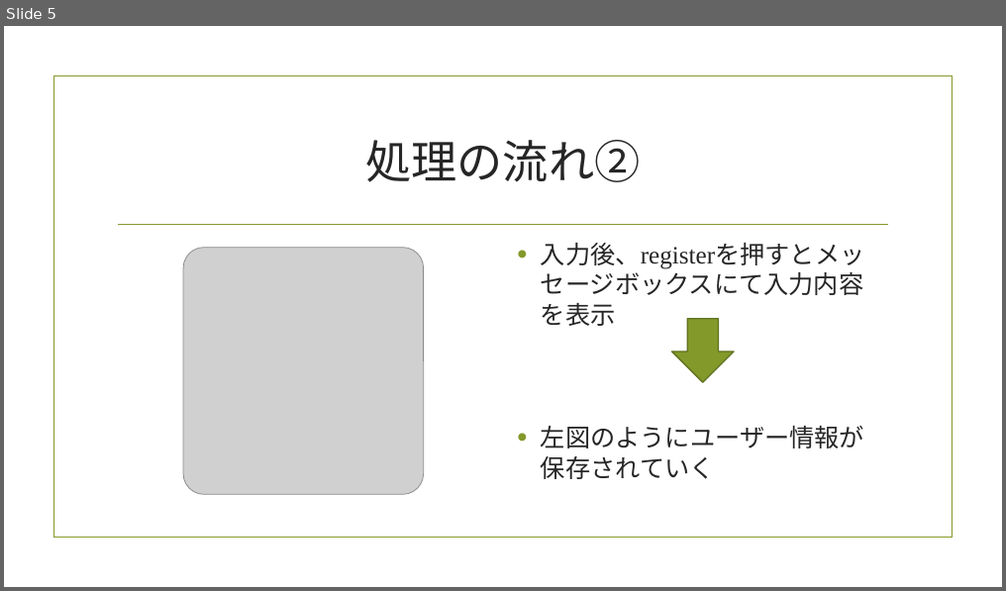
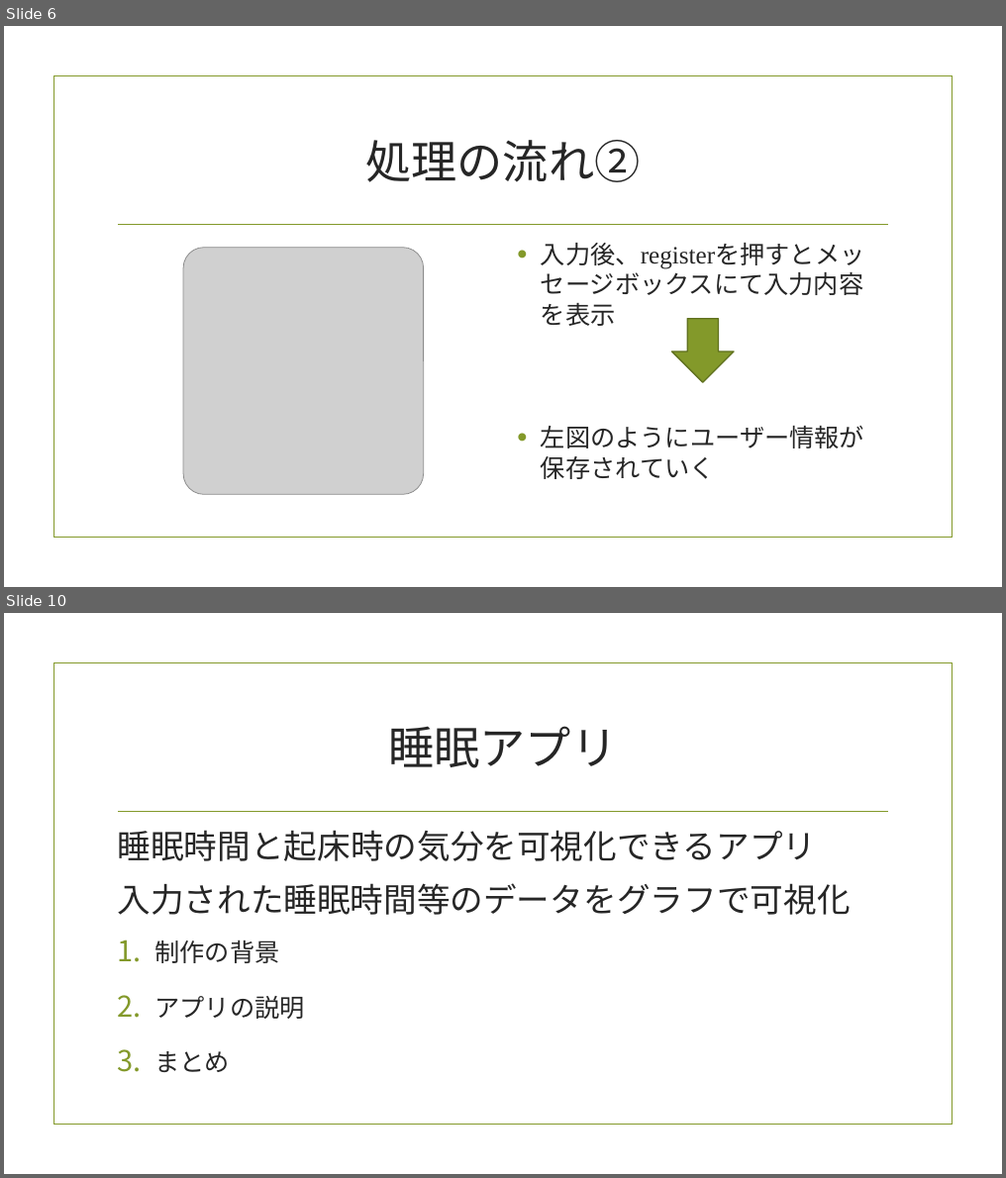
Before and after one commit to sakamoto222/summer, a slide deck: 個人製作.pptx. Shown one above the other, each under a label of ours: slide 5 before the commit, slides 6 and 10 after it; the slides between them are not shown. The pictures are 1006x591 and 1006x1178 pixels, drawn with LibreOffice and Linux fonts; fonts in the diff are those of the drawing; grey boxes stand for pictures; background and template pictures are left out. Boxes give left, top, right and bottom in pixels: in the first picture for what was removed or moved away, otherwise in the second. Text is boxed around its words. In the diff, an @@ line names an element or a change of style, - is before the commit and + after.

```diff
--- a/個人製作.pptx
+++ b/個人製作.pptx
@@ slide 10 added at (x1=4, y1=613, x2=1002, y2=1174), background picture (left out); not listed: 2 template elements that a slide beside it also shows @@
@@ title added at (x1=388, y1=726, x2=617, y2=768), 44 pt, text #262626 @@
+睡眠アプリ
@@ text added at (x1=118, y1=830, x2=850, y2=1072), 32 pt, text #262626 @@
+睡眠時間と起床時の気分を可視化できるアプリ
+入力された睡眠時間等のデータをグラフで可視化
+1. 制作の背景
+2. アプリの説明
+3. まとめ
@@ what was slide 5 is now slide 6 @@
```
Also in this commit, not shown: 2 slides changed, 13 other slides added.
